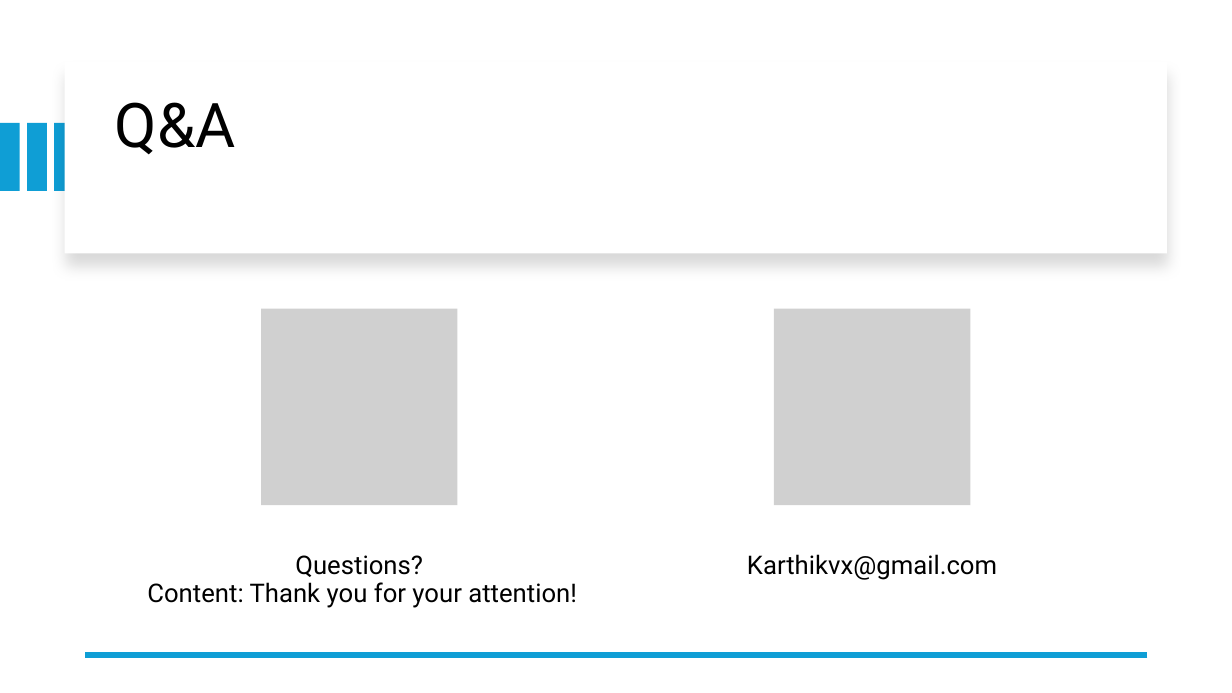
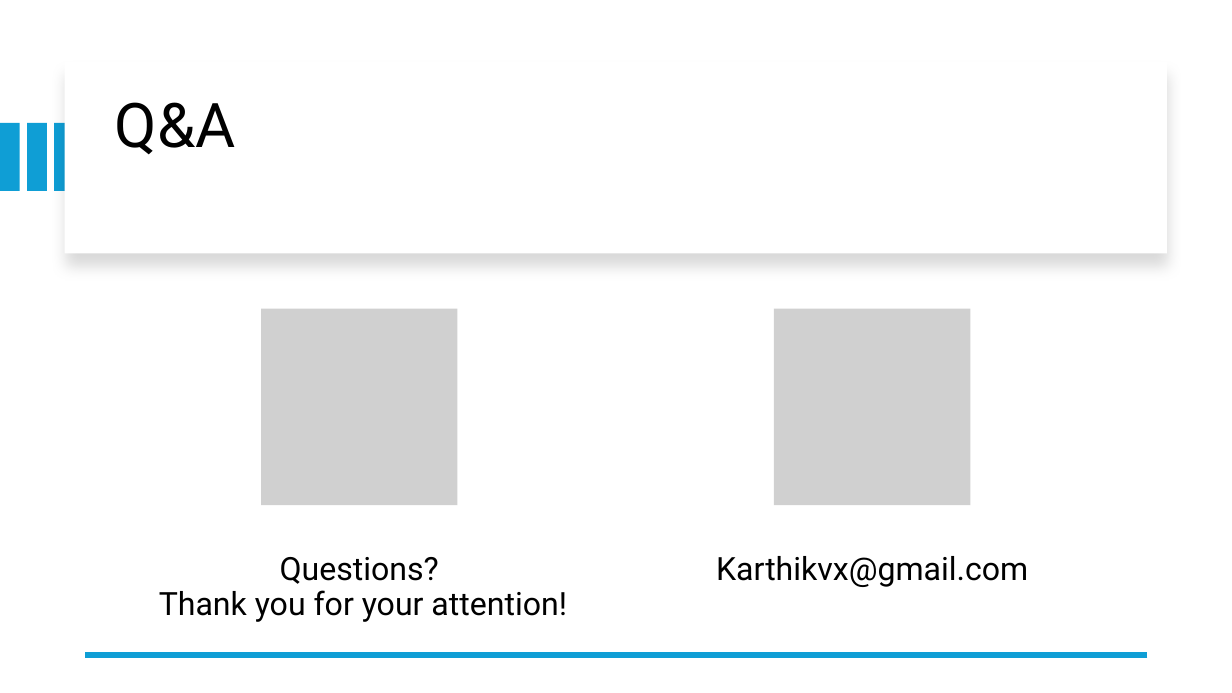
Before and after one commit to karthikvx/bookingserviceapp, a slide deck: slide 12 of ops-risk-pres.pptx. Drawn at 1232x693 pixels with LibreOffice and Linux fonts; fonts in the diff are those of the drawing; grey boxes stand for pictures. Boxes give left, top, right and bottom in pixels: in the first picture for what was removed or moved away, otherwise in the second. Text is boxed around its words. In the diff, an @@ line names an element or a change of style, - is before the commit and + after.

Commit message:
ppt file edit

```diff
--- a/ops-risk-pres.pptx
+++ b/ops-risk-pres.pptx
@@ text at (159,557,567,622): text changed; size 20 to 25 pt @@
-Questions?
-Content: Thank you for your attention!
+Questions?
+Thank you for your attention!
@@ text "Karthikvx@gmail.com" at (716,556,1028,587): size 20 to 25 pt; more space between paragraphs @@
```
